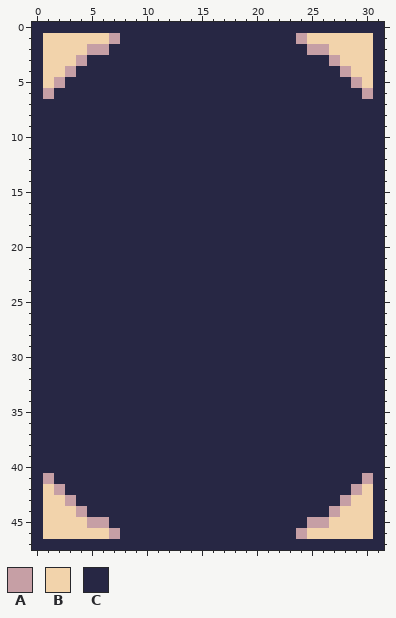
Edited in one commit: pixel-art file (ArtAssets/Cards/card_template.aseprite). The picture above was drawn from the file before the commit.
32x48 pixels, 1 frame.
Palette (. is transparent): A #c69fa5  B #f2d3ab  C #272744
Pixels before, first column x 0:
 0 CCCCCCCCCCCCCCCCCCCCCCCCCCCCCCCC
 1 CBBBBBBACCCCCCCCCCCCCCCCABBBBBBC
 2 CBBBBAACCCCCCCCCCCCCCCCCCAABBBBC
 3 CBBBACCCCCCCCCCCCCCCCCCCCCCABBBC
 4 CBBACCCCCCCCCCCCCCCCCCCCCCCCABBC
 5 CBACCCCCCCCCCCCCCCCCCCCCCCCCCABC
 6 CACCCCCCCCCCCCCCCCCCCCCCCCCCCCAC
 7 CCCCCCCCCCCCCCCCCCCCCCCCCCCCCCCC
 8 CCCCCCCCCCCCCCCCCCCCCCCCCCCCCCCC
 9 CCCCCCCCCCCCCCCCCCCCCCCCCCCCCCCC
10 CCCCCCCCCCCCCCCCCCCCCCCCCCCCCCCC
11 CCCCCCCCCCCCCCCCCCCCCCCCCCCCCCCC
12 CCCCCCCCCCCCCCCCCCCCCCCCCCCCCCCC
13 CCCCCCCCCCCCCCCCCCCCCCCCCCCCCCCC
14 CCCCCCCCCCCCCCCCCCCCCCCCCCCCCCCC
15 CCCCCCCCCCCCCCCCCCCCCCCCCCCCCCCC
16 CCCCCCCCCCCCCCCCCCCCCCCCCCCCCCCC
17 CCCCCCCCCCCCCCCCCCCCCCCCCCCCCCCC
18 CCCCCCCCCCCCCCCCCCCCCCCCCCCCCCCC
19 CCCCCCCCCCCCCCCCCCCCCCCCCCCCCCCC
20 CCCCCCCCCCCCCCCCCCCCCCCCCCCCCCCC
21 CCCCCCCCCCCCCCCCCCCCCCCCCCCCCCCC
22 CCCCCCCCCCCCCCCCCCCCCCCCCCCCCCCC
23 CCCCCCCCCCCCCCCCCCCCCCCCCCCCCCCC
24 CCCCCCCCCCCCCCCCCCCCCCCCCCCCCCCC
25 CCCCCCCCCCCCCCCCCCCCCCCCCCCCCCCC
26 CCCCCCCCCCCCCCCCCCCCCCCCCCCCCCCC
27 CCCCCCCCCCCCCCCCCCCCCCCCCCCCCCCC
28 CCCCCCCCCCCCCCCCCCCCCCCCCCCCCCCC
29 CCCCCCCCCCCCCCCCCCCCCCCCCCCCCCCC
30 CCCCCCCCCCCCCCCCCCCCCCCCCCCCCCCC
31 CCCCCCCCCCCCCCCCCCCCCCCCCCCCCCCC
32 CCCCCCCCCCCCCCCCCCCCCCCCCCCCCCCC
33 CCCCCCCCCCCCCCCCCCCCCCCCCCCCCCCC
34 CCCCCCCCCCCCCCCCCCCCCCCCCCCCCCCC
35 CCCCCCCCCCCCCCCCCCCCCCCCCCCCCCCC
36 CCCCCCCCCCCCCCCCCCCCCCCCCCCCCCCC
37 CCCCCCCCCCCCCCCCCCCCCCCCCCCCCCCC
38 CCCCCCCCCCCCCCCCCCCCCCCCCCCCCCCC
39 CCCCCCCCCCCCCCCCCCCCCCCCCCCCCCCC
40 CCCCCCCCCCCCCCCCCCCCCCCCCCCCCCCC
41 CACCCCCCCCCCCCCCCCCCCCCCCCCCCCAC
42 CBACCCCCCCCCCCCCCCCCCCCCCCCCCABC
43 CBBACCCCCCCCCCCCCCCCCCCCCCCCABBC
44 CBBBACCCCCCCCCCCCCCCCCCCCCCABBBC
45 CBBBBAACCCCCCCCCCCCCCCCCCAABBBBC
46 CBBBBBBACCCCCCCCCCCCCCCCABBBBBBC
47 CCCCCCCCCCCCCCCCCCCCCCCCCCCCCCCC
Now the later version:
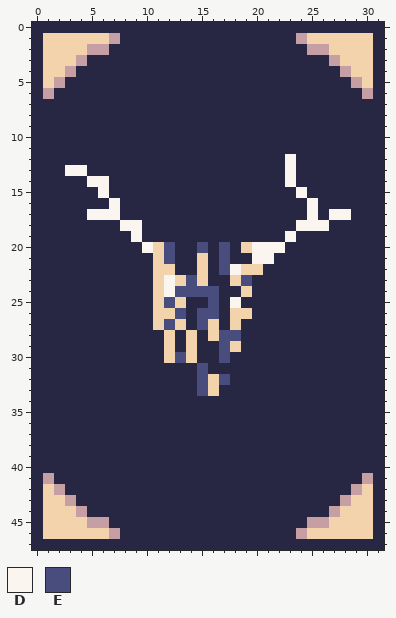
Colours new in this view: D #fbf5ef  E #494d7e
From old to new:
{"change": "layer \"tpl\" now hidden"}
{"change": "layer \"beast\" added"}
{"where": "layer \"beast\""}
{"y":12,"x":23,"old":"C","new":"D"}
{"y":13,"x":3,"old":"CC","new":"DD"}
{"y":13,"x":23,"old":"C","new":"D"}
{"y":14,"x":5,"old":"CC","new":"DD"}
{"y":14,"x":23,"old":"C","new":"D"}
{"y":15,"x":6,"old":"C","new":"D"}
{"y":15,"x":24,"old":"C","new":"D"}
{"y":16,"x":7,"old":"C","new":"D"}
{"y":16,"x":25,"old":"C","new":"D"}
{"y":17,"x":5,"old":"CCC","new":"DDD"}
{"y":17,"x":25,"old":"C","new":"D"}
{"y":17,"x":27,"old":"CC","new":"DD"}
{"y":18,"x":8,"old":"CC","new":"DD"}
{"y":18,"x":24,"old":"CCC","new":"DDD"}
{"y":19,"x":9,"old":"C","new":"D"}
{"y":19,"x":23,"old":"C","new":"D"}
{"y":20,"x":10,"old":"CCC","new":"DBE"}
{"y":20,"x":15,"old":"C","new":"E"}
{"y":20,"x":17,"old":"C","new":"E"}
{"y":20,"x":19,"old":"CCCC","new":"BDDD"}
{"y":21,"x":11,"old":"CC","new":"BE"}
{"y":21,"x":15,"old":"C","new":"B"}
{"y":21,"x":17,"old":"C","new":"E"}
{"y":21,"x":20,"old":"CC","new":"DD"}
{"y":22,"x":11,"old":"CC","new":"BB"}
{"y":22,"x":15,"old":"C","new":"B"}
{"y":22,"x":17,"old":"CCCC","new":"EDBB"}
{"y":23,"x":11,"old":"CCCCC","new":"BDBEB"}
{"y":23,"x":18,"old":"CC","new":"BE"}
{"y":24,"x":11,"old":"CCCCCC","new":"BDEEEE"}
{"y":24,"x":19,"old":"C","new":"B"}
{"y":25,"x":11,"old":"CCC","new":"BEB"}
{"y":25,"x":16,"old":"C","new":"E"}
{"y":25,"x":18,"old":"C","new":"D"}
{"y":26,"x":11,"old":"CCC","new":"BBE"}
{"y":26,"x":15,"old":"CC","new":"EE"}
{"y":26,"x":18,"old":"CC","new":"BB"}
{"y":27,"x":11,"old":"CCC","new":"BEB"}
{"y":27,"x":15,"old":"CC","new":"EB"}
{"y":27,"x":18,"old":"C","new":"B"}
{"y":28,"x":12,"old":"C","new":"B"}
{"y":28,"x":14,"old":"C","new":"B"}
{"y":28,"x":16,"old":"CCC","new":"BEE"}
{"y":29,"x":12,"old":"C","new":"B"}
{"y":29,"x":14,"old":"C","new":"B"}
{"y":29,"x":17,"old":"CC","new":"EB"}
{"y":30,"x":12,"old":"CCC","new":"BEB"}
{"y":30,"x":17,"old":"C","new":"E"}
{"y":31,"x":15,"old":"C","new":"E"}
{"y":32,"x":15,"old":"CCC","new":"EBE"}
{"y":33,"x":15,"old":"CC","new":"EB"}
